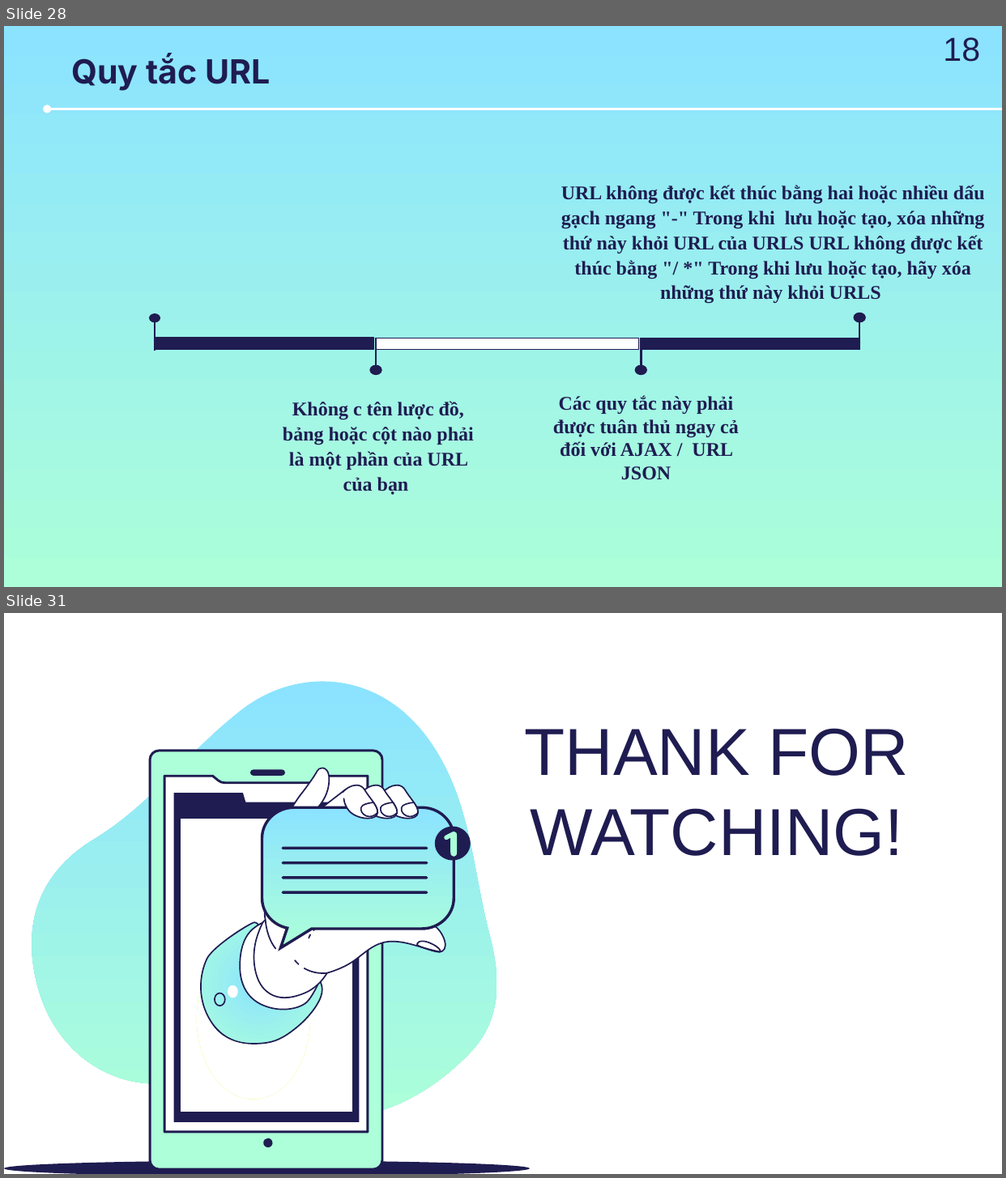
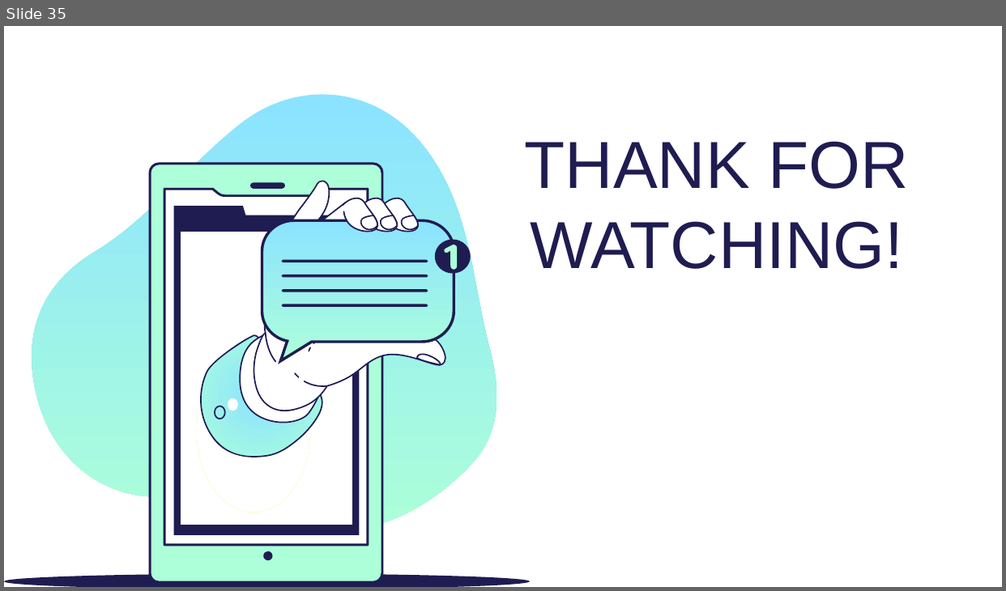
Before and after one commit to Hung21j/Final, a slide deck: G16.pptx. Shown one above the other, each under a label of ours: slides 28 and 31 before the commit, slide 35 after it; the slides between them are not shown. The pictures are 1006x1178 and 1006x591 pixels, drawn with LibreOffice and Linux fonts; fonts in the diff are those of the drawing. Boxes give left, top, right and bottom in pixels: in the first picture for what was removed or moved away, otherwise in the second. Text is boxed around its words. In the diff, an @@ line names an element or a change of style, - is before the commit and + after.

Commit message:
last change ppt

```diff
--- a/G16.pptx
+++ b/G16.pptx
@@ slide 28 removed at bbox=[4, 26, 1002, 587], background gradient #8BE3FF to #ACFFD9 @@
@@ text removed at bbox=[943, 37, 980, 62] @@
-18
@@ title removed at bbox=[71, 56, 270, 91] @@
-Quy tắc URL
@@ arrow removed from (1002, 109) to (47, 109) @@
@@ text removed at bbox=[561, 185, 985, 304] @@
-URL không được kết thúc bằng hai hoặc nhiều dấu gạch ngang "-" Trong khi lưu hoặc tạo, xóa những thứ này khỏi URL của URLS URL không được kết thúc bằng "/ *" Trong khi lưu hoặc tạo, hãy xóa những thứ này khỏi URLS
@@ group removed at bbox=[150, 314, 864, 374]: 4 lines, 4 ellipses, 3 rectangles @@
@@ text removed at bbox=[283, 401, 473, 495] @@
-Không c tên lược đồ, bảng hoặc cột nào phải là một phần của URL của bạn
@@ text removed at bbox=[553, 395, 739, 480] @@
-Các quy tắc này phải được tuân thủ ngay cả đối với AJAX / URL JSON
@@ what was slide 31 is now slide 35 @@
```
Also in this commit, not shown: 7 slides added, 2 other slides removed.
